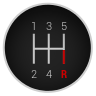
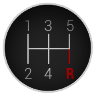
Layered file, before and after one edit (96×96). Changes by layer:
moved "outer border" above "Layer", painted on it over [2, 2, 93, 93]
renamed "Clipboard" to "Layer", moved it above "4", painted on it, masked it over [4, 4, 92, 92]
painted on "4" over [44, 68, 52, 79]
painted on "2" over [25, 68, 37, 79]
painted on "5" over [62, 20, 74, 31]
painted on "3" over [44, 20, 52, 31]
painted on "1" over [25, 20, 35, 31]
painted on "R" over [61, 68, 74, 79]
painted on "Gears" over [27, 33, 70, 64]
